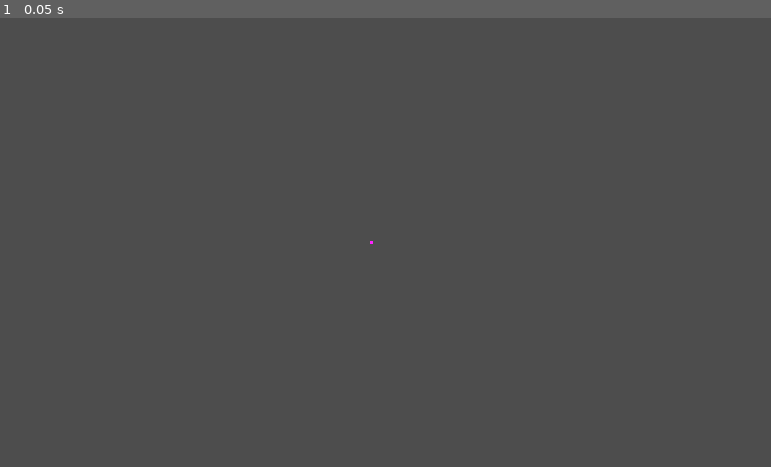
Above: before the commit, frame 1.
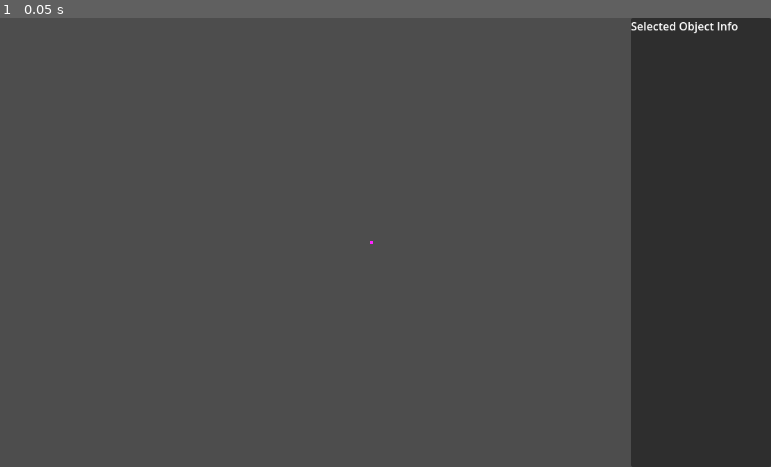
Above: after the commit, the same moment.

Repository: Kinny09/Hull-Traffic-Sim-Honors
Game: Godot game, scene res://scenes/simulation.tscn
Same seed, same stepped clock (60 frames per second), same inputs: the game is played once before the commit and once after it.
Inputs:
- Up to frame 1 (0.05 s): no input

The runs differ from the first frame. In frame 1, 18% of the frame differs, in the area x 81-100%, y 0-100%.

Commit message:
Added a very basic crude UI to show information on roads and buildings/places

Diff:
--- a/hull-traffic-sim-source/scenes/AssetConstructorScript.gd
+++ b/hull-traffic-sim-source/scenes/AssetConstructorScript.gd
@@ -107,9 +107,6 @@
 		laneLineConstructorEven(newRoad, newLane, layerNumber, roadWidth, way["nodes"], isBridge)
 		roadWidth = roadWidth + (newLane.width - roadWidth)
 
-		# Creating the click detection zones for the road
-		var clickSegmentCount = 0
-
 		# Adding the road to the roads node
 		add_child(newRoad)
 
@@ -117,6 +114,8 @@
 		var listOfNodesInWay = way["nodes"]
 
 		# Creating the click detectors for the roads
+		var clickSegmentCount = 0
+
 		for nodeIndex in listOfNodesInWay.size():
 			if nodeIndex + 1 <= listOfNodesInWay.size() - 1:
 				var newClickSegment = CollisionShape2D.new()
@@ -127,7 +126,7 @@
 				var nodeAheadVector =  Vector2(nodeAhead["X"], nodeAhead["Y"])
 
 				newClickSegment.shape = RectangleShape2D.new()
-				newClickSegment.name = "road|"+ str(clickSegmentCount) + "|" + str(newRoad.name)
+				newClickSegment.name = "Roads|"+ str(clickSegmentCount) + "|" + str(newRoad.name)
 				newClickSegment.set_global_position((currentNodeVector + nodeAheadVector) / 2)
 				clickSegmentCount = clickSegmentCount + 1
 
@@ -173,7 +172,7 @@
 
 		# Creating the click detection zone for the building
 		var newClickZone = CollisionPolygon2D.new()
-		newClickZone.name = "building|" + str(buildingCount)
+		newClickZone.name = "Buildings|" + str(buildingCount)
 		newClickZone.set_global_position(globalBuildingPosition)
 		newClickZone.z_index = 50
 
--- a/hull-traffic-sim-source/scenes/clickDetectorScript.gd
+++ b/hull-traffic-sim-source/scenes/clickDetectorScript.gd
@@ -1,4 +1,6 @@
 extends Area2D
+
+signal ITEM_SELECTED(selectedItemID : String)
 
 func _ready():
 	connect("input_event", Callable(self, "_on_input_event"))
@@ -7,4 +9,4 @@
 	if event is InputEventMouseButton and event.pressed and event.button_index == 1:
 		var collisonShapeID = shape_find_owner(shape_idx)
 		var shapeNode = shape_owner_get_owner(collisonShapeID)
-		print("Clicked on:", shapeNode.name)
+		ITEM_SELECTED.emit(shapeNode)
--- /dev/null
+++ b/hull-traffic-sim-source/scenes/popupMenuControllerScript.gd
@@ -0,0 +1,35 @@
+extends Control
+
+@onready var ClickingDetector = $"../../../../ClickingDetection"
+@onready var ItemsList = $"../SelectionInfoBox/Background/Items"
+
+func _ready():
+	ClickingDetector.ITEM_SELECTED.connect(itemClicked)
+
+func itemClicked(selectedItemID):
+	for informationLabel in ItemsList.get_children():
+		informationLabel.queue_free()
+
+	var splitString = selectedItemID.name.split("|")
+	var itemsToBeDisplayed = {}
+	var node = null
+	var itemID = ""
+
+	if splitString[0] == "Buildings":
+		itemID = splitString[1]
+		node = get_node("../../../../Buildings/" +  itemID)
+		itemsToBeDisplayed = node.get_meta_list()
+
+	elif splitString[0] == "Roads":
+		itemID = splitString[2]
+		node = get_node("../../../../Roads/" +  itemID)
+		itemsToBeDisplayed = node.get_meta_list()
+
+	for information in itemsToBeDisplayed:
+		if information not in "nodes":
+			var newInformationLabel = Label.new()
+			newInformationLabel.text = information + ": " + str(node.get_meta(information))
+			ItemsList.add_child(newInformationLabel)
+
+
+# Make it so the code dosen't have to physcially go into the nodes to get this information, move it all to the road and building head nodes.
--- a/hull-traffic-sim-source/scenes/simulation.tscn
+++ b/hull-traffic-sim-source/scenes/simulation.tscn
@@ -6,6 +6,7 @@
 [ext_resource type="Script" uid="uid://c3xj35jq7w1ly" path="res://Scenes/assetConstructorScript.gd" id="1_y5vwh"]
 [ext_resource type="Script" uid="uid://ckuppgvjeohtv" path="res://Scenes/cameraMovementScript.gd" id="4_ypxof"]
 [ext_resource type="Script" uid="uid://cd6wuqsdkcewn" path="res://Scenes/clickDetectorScript.gd" id="5_83pfb"]
+[ext_resource type="PackedScene" uid="uid://cg6ndwf2gjjop" path="res://Scenes/simulation_ui.tscn" id="7_v0ioj"]
 
 [node name="Simulation" type="Node2D"]
 
@@ -133,3 +134,7 @@
 
 [node name="ClickingDetection" type="Area2D" parent="."]
 script = ExtResource("5_83pfb")
+
+[node name="UILayer" type="CanvasLayer" parent="."]
+
+[node name="SimulationUI" parent="UILayer" instance=ExtResource("7_v0ioj")]
--- /dev/null
+++ b/hull-traffic-sim-source/scenes/simulation_ui.tscn
@@ -0,0 +1,49 @@
+[gd_scene load_steps=2 format=3 uid="uid://cg6ndwf2gjjop"]
+
+[ext_resource type="Script" uid="uid://d87vurja0aoo" path="res://Scenes/popupMenuControllerScript.gd" id="1_wmj72"]
+
+[node name="SimulationUI" type="Control"]
+layout_mode = 3
+anchors_preset = 15
+anchor_right = 1.0
+anchor_bottom = 1.0
+grow_horizontal = 2
+grow_vertical = 2
+mouse_filter = 2
+
+[node name="PopupMenu" type="MarginContainer" parent="."]
+layout_mode = 1
+anchors_preset = 11
+anchor_left = 1.0
+anchor_right = 1.0
+anchor_bottom = 1.0
+offset_left = -202.0
+grow_horizontal = 0
+grow_vertical = 2
+
+[node name="PopupMenuController" type="Control" parent="PopupMenu"]
+layout_mode = 2
+script = ExtResource("1_wmj72")
+
+[node name="SelectionInfoBox" type="MarginContainer" parent="PopupMenu"]
+layout_mode = 2
+
+[node name="Background" type="Panel" parent="PopupMenu/SelectionInfoBox"]
+layout_mode = 2
+
+[node name="Title" type="Label" parent="PopupMenu/SelectionInfoBox/Background"]
+layout_mode = 0
+offset_right = 202.0
+offset_bottom = 49.0
+text = "Selected Object Info
+"
+
+[node name="Items" type="VBoxContainer" parent="PopupMenu/SelectionInfoBox/Background"]
+custom_minimum_size = Vector2(0, 610)
+layout_mode = 1
+anchors_preset = 12
+anchor_top = 1.0
+anchor_right = 1.0
+anchor_bottom = 1.0
+grow_horizontal = 2
+grow_vertical = 0
Not shown, added: hull-traffic-sim-source/scenes/popupMenuControllerScript.gd.uid
Not shown: 1 places in hull-traffic-sim-source/scenes/simulation.tscn that only renumber resources
